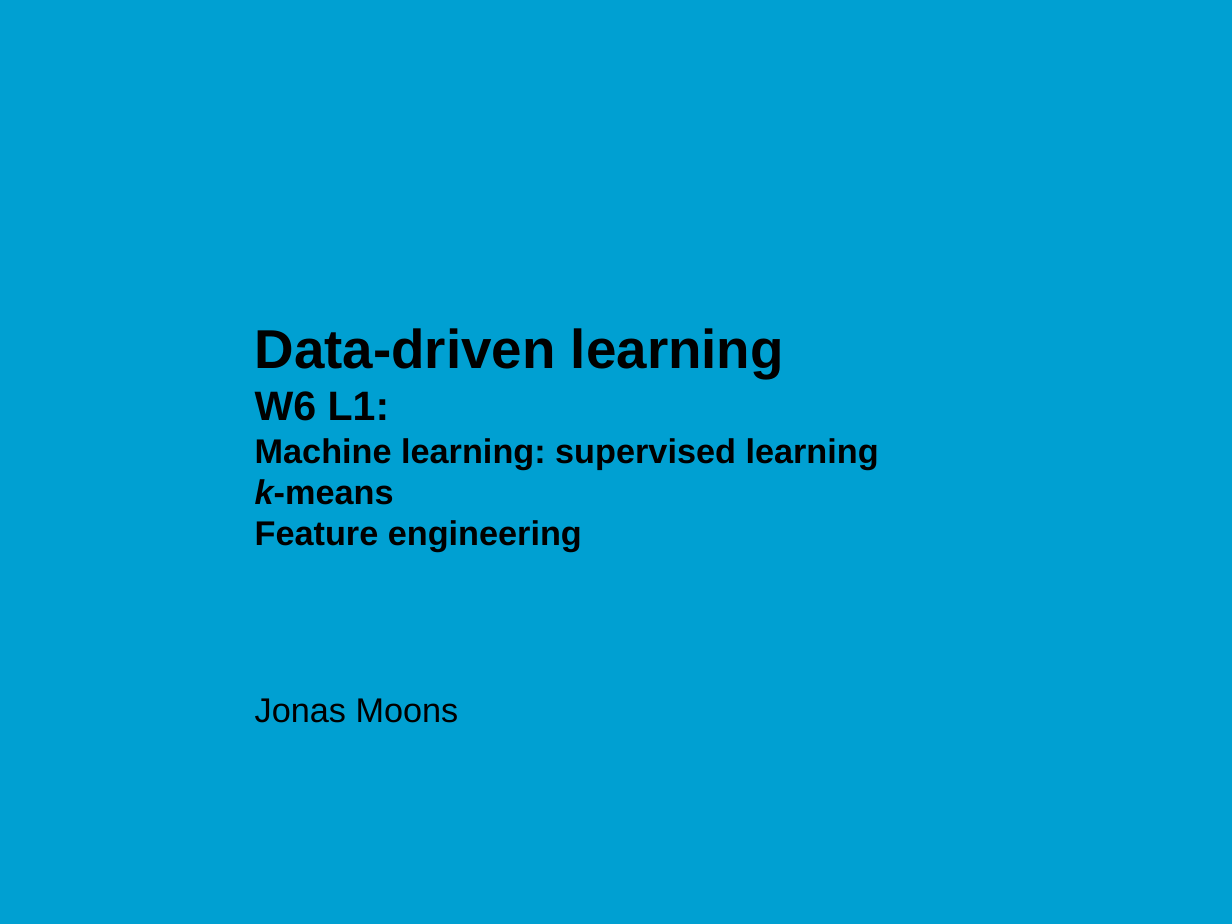
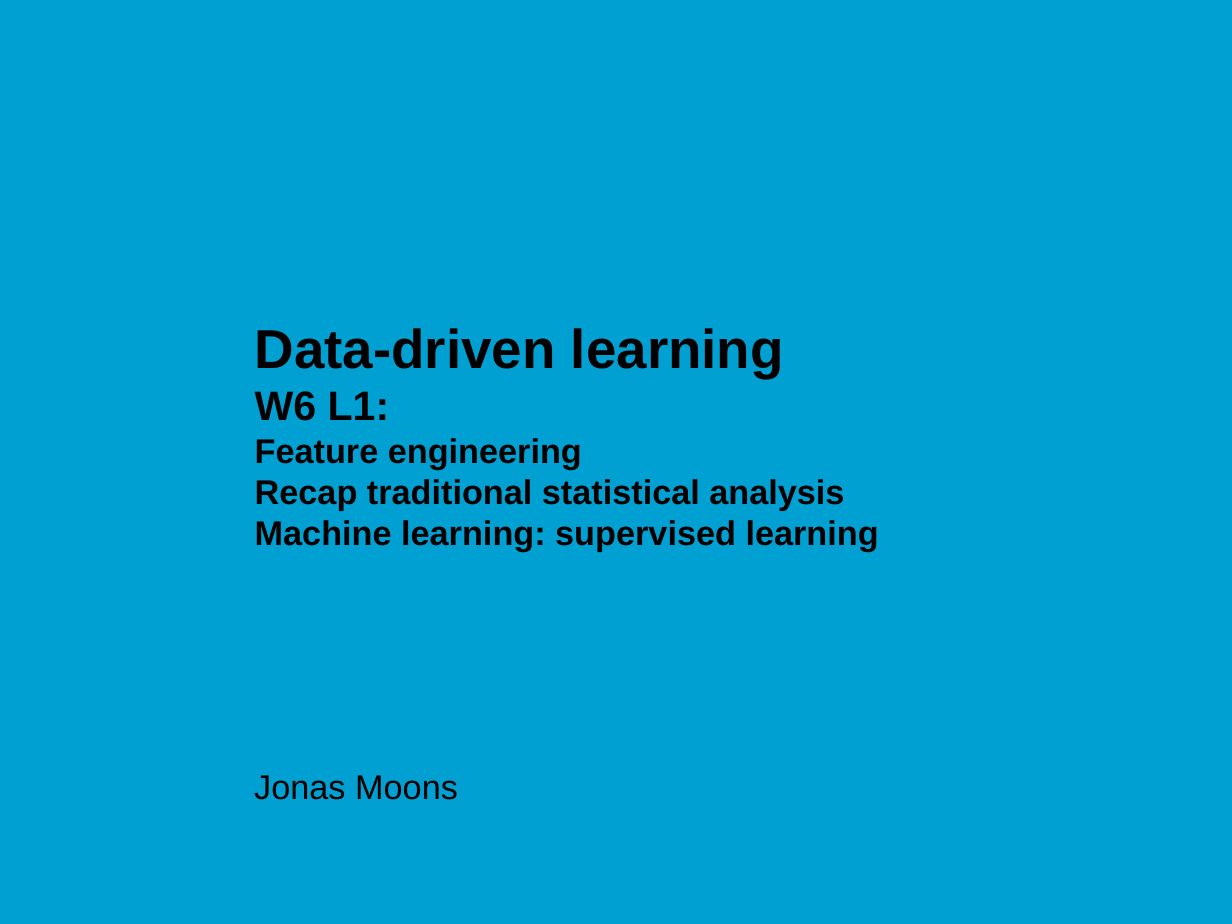
Before and after one commit to jonasmoons/data-driven-learning, a slide deck: slide 1 of slides/ddl-w6l1.pptx. Drawn at 1232x924 pixels with LibreOffice and Linux fonts; fonts in the diff are those of the drawing; background and template pictures are left out. Boxes give left, top, right and bottom in pixels: in the first picture for what was removed or moved away, otherwise in the second. Text is boxed around its words. In the diff, an @@ line names an element or a change of style, - is before the commit and + after.

```diff
--- a/slides/ddl-w6l1.pptx
+++ b/slides/ddl-w6l1.pptx
@@ title at [255,328,879,552]: text changed @@
-Data-driven learning
-W6 L1:
-Machine learning: supervised learning
-k-means
-Feature engineering
+Data-driven learning
+W6 L1:
+Feature engineering
+Recap traditional statistical analysis
+Machine learning: supervised learning
@@ subtitle "Jonas Moons": place and size @@
-subtitle "Jonas Moons" at [255,698,459,723]
+subtitle "Jonas Moons" at [254,775,458,800]
```
Also in this commit, not shown: 4 other slides changed, 22 slides added, 11 slides removed, 7 other files.
